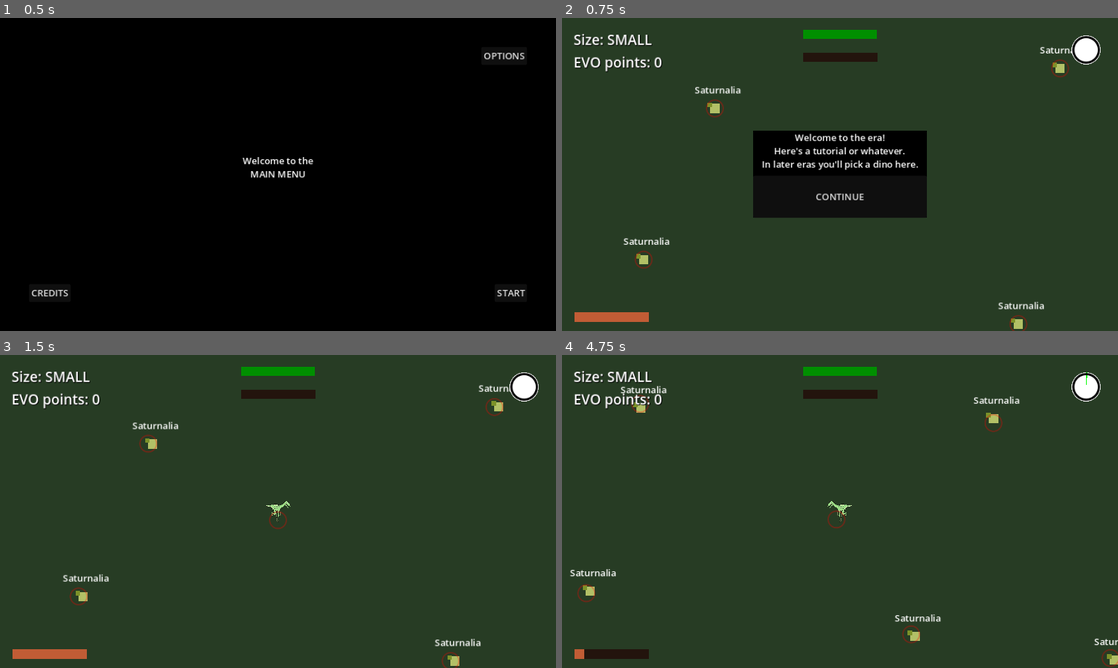
Above: before the commit, frames 1-4 (two rows, left to right).
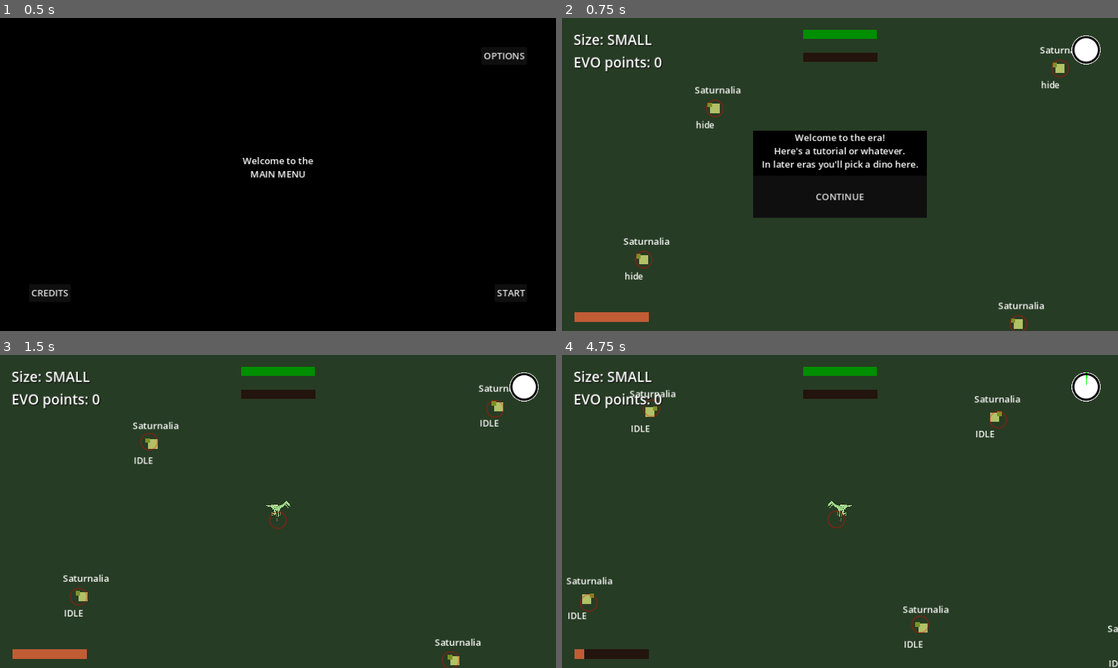
Above: after the commit, the same moments.

Repository: Enneagon/GodotGameJam2024
Game: Godot game, scene res://Scenes/main_menu.tscn
The game is run twice, just before and just after one commit, with the same random seed, the same clock (stepped at 60 frames per second) and the same inputs.
Inputs (mouse positions are in pixels of both pictures, inside the frame that each line leads up to):
- Up to frame 1 (0.5 s): no input
- Up to frame 2 (0.75 s): click "START" at 0.5 s
- Up to frame 3 (1.5 s): click "CONTINUE" at 1.25 s
- Up to frame 4 (4.75 s): move the mouse to (962, 495) at 2.02 s; hold D (move_right) 2.03-2.78 s; hold Shift (sprint) 2.03-2.78 s; move the mouse to (728, 527) at 2.77 s; hold Down (move_down) 2.78-3.53 s; tap Shift (sprint) at 2.85, 4.35 s; move the mouse to (895, 442) at 3.52 s; hold D (move_right) 3.53-4.28 s; hold Shift (sprint) 3.53-4.28 s; move the mouse to (812, 574) at 4.27 s; hold W (move_up) from 4.28 s (still down)

Frame 1 is identical in both runs. In frame 2, 0.2% of the frame differs, in the area x 11-90%, y 20-84%; in frame 3, 0.5%; in frame 4, 1.8%, in the area x 0-100%, y 9-100%.

Commit message:
made some game feel adjustments

Diff:
--- a/Scenes/Enemy_Dinosaurs/metoposaurus.tscn
+++ b/Scenes/Enemy_Dinosaurs/metoposaurus.tscn
@@ -7,7 +7,10 @@
 enemyName = "a Metoposaurus Krasiejowensis"
 enemyNameShort = "Metoposaurus"
 dinoSize = 2
+enemyMaxSpeed = 20.0
+enemyBaseSpeed = 4
 enemySpeed = 4.0
+enemyRotationSpeed = 1.5
 enemyStrength = 2.0
 enemyHPMax = 8.0
 enemyRangeMultiplier = 1.5
--- a/Scenes/Enemy_Dinosaurs/saturnalia.tscn
+++ b/Scenes/Enemy_Dinosaurs/saturnalia.tscn
@@ -5,7 +5,10 @@
 [node name="Saturnalia" instance=ExtResource("1_dfm4k")]
 enemyName = "a Saturnalia Tupiniquim"
 enemyNameShort = "Saturnalia"
+enemyAcceleration = 10
+enemyBaseSpeed = 7
 enemySpeed = 7.0
+enemyRotationSpeed = 3.0
 enemyHPMax = 4.0
 enemyAttackCooldown = 0.5
 enemyRangeMultiplier = 0.5
--- a/Scenes/Enemy_Dinosaurs/saurosuchus.tscn
+++ b/Scenes/Enemy_Dinosaurs/saurosuchus.tscn
@@ -1,14 +1,23 @@
-[gd_scene load_steps=2 format=3 uid="uid://b5pykurdb64f0"]
+[gd_scene load_steps=3 format=3 uid="uid://b5pykurdb64f0"]
 
 [ext_resource type="PackedScene" uid="uid://plj4leebtrr4" path="res://Scenes/enemy.tscn" id="1_loxgw"]
+
+[sub_resource type="CircleShape2D" id="CircleShape2D_uu2fy"]
+radius = 150.0
 
 [node name="Saurosuchus" instance=ExtResource("1_loxgw")]
 scale = Vector2(4, 4)
 enemyName = "a Saurosuchus"
 enemyNameShort = "Saurosuchus"
 dinoSize = 3
+enemyMaxSpeed = 25.0
+enemyBaseSpeed = 2
 enemySpeed = 2.0
 enemyStrength = 4.0
 enemyHPMax = 15.0
 enemyAttackCooldown = 3.0
 enemyRangeMultiplier = 3.0
+
+[node name="CollisionShape2D" parent="DetectionRange" index="0"]
+visible = true
+shape = SubResource("CircleShape2D_uu2fy")
--- a/Scenes/enemy.tscn
+++ b/Scenes/enemy.tscn
@@ -65,6 +65,13 @@
 wait_time = 3.0
 autostart = true
 
+[node name="Name" type="Label" parent="."]
+offset_left = -35.0
+offset_top = -43.0
+offset_right = 36.0
+offset_bottom = -20.0
+text = "Dinosaur"
+
 [node name="HPBar" type="TextureProgressBar" parent="."]
 offset_left = -8.0
 offset_top = -18.0
@@ -80,12 +87,16 @@
 tint_over = Color(0.556863, 0.937255, 0.592157, 1)
 tint_progress = Color(3.56168e-06, 0.615319, 1.73271e-06, 1)
 
-[node name="Name" type="Label" parent="."]
-offset_left = -35.0
-offset_top = -43.0
-offset_right = 36.0
-offset_bottom = -20.0
-text = "Dinosaur"
+[node name="State" type="Label" parent="."]
+offset_left = -33.0
+offset_top = 18.0
+offset_right = 7.0
+offset_bottom = 41.0
+theme_override_font_sizes/font_size = 15
+text = "hide"
+
+[node name="FleeTimer" type="Timer" parent="."]
+wait_time = 4.0
 
 [connection signal="body_entered" from="Hurtbox" to="." method="_on_hurtbox_body_entered"]
 [connection signal="body_exited" from="Hurtbox" to="." method="_on_hurtbox_body_exited"]
@@ -93,3 +104,4 @@
 [connection signal="body_exited" from="DetectionRange" to="." method="_on_detectionrange_body_exited"]
 [connection signal="timeout" from="DirectionTimer" to="." method="_on_direction_timer_timeout"]
 [connection signal="timeout" from="AttackTimer" to="." method="_on_attack_timer_timeout"]
+[connection signal="timeout" from="FleeTimer" to="." method="_on_flee_timer_timeout"]
--- a/Scenes/player.tscn
+++ b/Scenes/player.tscn
@@ -12,13 +12,21 @@
 animations = [{
 "frames": [{
 "duration": 1.0,
+"texture": ExtResource("3_s02sp")
+}],
+"loop": true,
+"name": &"idle",
+"speed": 5.0
+}, {
+"frames": [{
+"duration": 1.0,
 "texture": ExtResource("2_8j58d")
 }, {
 "duration": 1.0,
 "texture": ExtResource("3_s02sp")
 }],
 "loop": true,
-"name": &"default",
+"name": &"run",
 "speed": 5.0
 }]
 
@@ -37,8 +45,8 @@
 [node name="AnimatedSprite2D" type="AnimatedSprite2D" parent="."]
 scale = Vector2(0.0254494, 0.0412824)
 sprite_frames = SubResource("SpriteFrames_luqhr")
-autoplay = "default"
-frame_progress = 0.811352
+animation = &"run"
+autoplay = "run"
 
 [node name="CollisionShape2D" type="CollisionShape2D" parent="."]
 shape = SubResource("RectangleShape2D_furta")
--- a/Scripts/enemy.gd
+++ b/Scripts/enemy.gd
@@ -9,21 +9,31 @@
 
 @onready var sprite = $Sprite2D
 @onready var biteHurtbox = $Hurtbox
-
+@onready var stateLabel = $State
+@onready var flee_timer = $FleeTimer
+var flee = false
+
+@export var debug = false
 @export var enemyName = "an unnamed dinosaur"
 @export var enemyNameShort = "Dinosaur"
 @export var dinoSize = size.SMALL
+@export var enemyMaxSpeed = 30.0
+@export var enemyAcceleration = 5;
+@export var enemyBaseSpeed = 20
 @export var enemySpeed = 20.0
 @export var enemyRotationSpeed = 0.5
 @export var enemyStrength = 1.0
+
 var enemyHP
 @export var enemyHPMax = 1.0
 @export var enemyAttackCooldown = 1.0
 @export var enemyRangeMultiplier = 1.0
+var old_direction = Vector2.ZERO
 var direction = Vector2.ZERO
 var targetDirection = Vector2.ZERO
 
 var behaviorState = state.IDLE
+var predator
 
 enum state
 {
@@ -69,6 +79,24 @@
 	flipSprite()
 	bounceOffWalls(delta)
 
+	var differenceInDirections = rad_to_deg(old_direction.angle_to(direction))
+
+
+	if(behaviorState == state.HUNT):
+		if(abs(differenceInDirections) > 0.3 && enemySpeed > enemyBaseSpeed):
+			enemySpeed -= enemyAcceleration * 2 * delta
+		elif(enemySpeed < enemyMaxSpeed):
+			enemySpeed += enemyAcceleration * delta
+	elif(behaviorState == state.FLEE):
+		if(abs(differenceInDirections) > 0.6 && enemySpeed > enemyBaseSpeed):
+			enemySpeed -= enemyAcceleration * 0.5 * delta
+		elif(enemySpeed < enemyMaxSpeed):
+			enemySpeed += enemyAcceleration * 2 * delta
+	else:
+		enemySpeed = enemyBaseSpeed
+
+	if(debug):
+		print(str(enemySpeed))
 	velocity = direction * enemySpeed
 	move_and_slide()
 
@@ -79,14 +107,20 @@
 
 
 func chooseDirection(delta):
+	old_direction = direction
+
 	if behaviorState == state.FLEE:
-		direction = -position.direction_to(predatorsWithinDetectionRange[0].position)
+		if(!predatorsWithinDetectionRange.is_empty()):
+			direction = -position.direction_to(predatorsWithinDetectionRange[0].position)
+		else:
+			direction = -position.direction_to(predator.position)
 	elif behaviorState == state.EAT:
 		direction = position.direction_to(foodWithinDetectionRange[0].position)
 	elif behaviorState == state.HUNT:
 		direction = position.direction_to(preyWithinDetectionRange[0].position)
 	else:
 		direction = direction.lerp(targetDirection, enemyRotationSpeed * delta).normalized()
+
 	biteHurtbox.targetDirection = direction
 
 
@@ -108,7 +142,12 @@
 
 func takeDamage(damage, source):
 	print("taking damage " + str(damage) + " from " + source.name)
+
 	enemyHP -= damage
+	if(source.dinoSize >= dinoSize || enemyHP < (enemyHPMax / 3)):
+		flee_timer.start()
+		flee = true
+		predator = source
 	$HPBar.value = enemyHP
 	$HPBar.show()
 	if enemyHP <= 0:
@@ -196,12 +235,21 @@
 func chooseState():
 	if !predatorsWithinDetectionRange.is_empty():
 		behaviorState = state.FLEE
+		stateLabel.text = "FLEE"
+	elif flee && predator != null:
+		behaviorState = state.FLEE
+		stateLabel.text = "FLEE"
 	elif !foodWithinDetectionRange.is_empty():
 		behaviorState = state.EAT
+		stateLabel.text = "EAT"
 	elif !preyWithinDetectionRange.is_empty():
 		behaviorState = state.HUNT
+		stateLabel.text = "HUNT"
 	else:
 		behaviorState = state.IDLE
+		stateLabel.text = "IDLE"
+
+
 
 
 func checkForNullInArray():
@@ -222,3 +270,7 @@
 		for body in foodWithinDetectionRange:
 			if body == null:
 				foodWithinDetectionRange.erase(body)
+
+
+func _on_flee_timer_timeout():
+	flee = false
--- a/Scripts/player.gd
+++ b/Scripts/player.gd
@@ -15,6 +15,7 @@
 }
 
 @onready var biteTimer = $BiteTimer
+@onready var animated_sprite = $AnimatedSprite2D
 
 var sprint_speed = GlobalVars.playerSpeed * GlobalVars.playerSprintSpeedMultiplier
 var normal_speed = GlobalVars.playerSpeed
@@ -55,6 +56,11 @@
 
 
 	velocity = direction.normalized() * speed
+	if velocity.is_zero_approx():
+		animated_sprite.play("idle")
+	else:
+		animated_sprite.play("run")
+
 	handle_sprinting(delta)
 	move_and_collide(velocity * delta)
 
